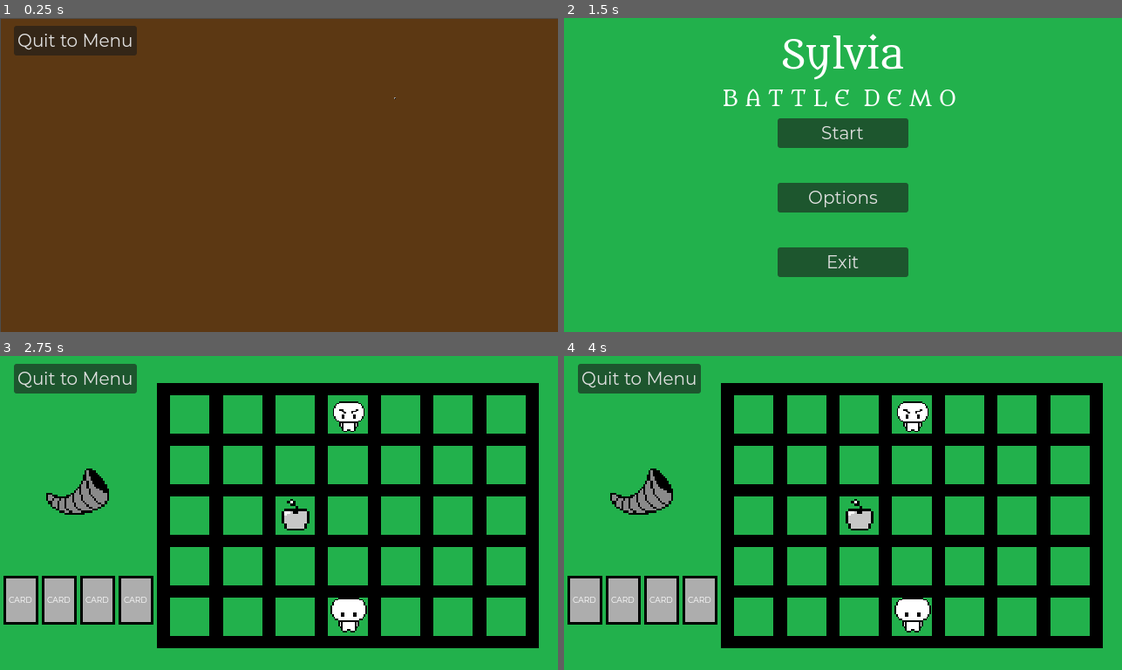
Above: before the commit, frames 1-4 (two rows, left to right).
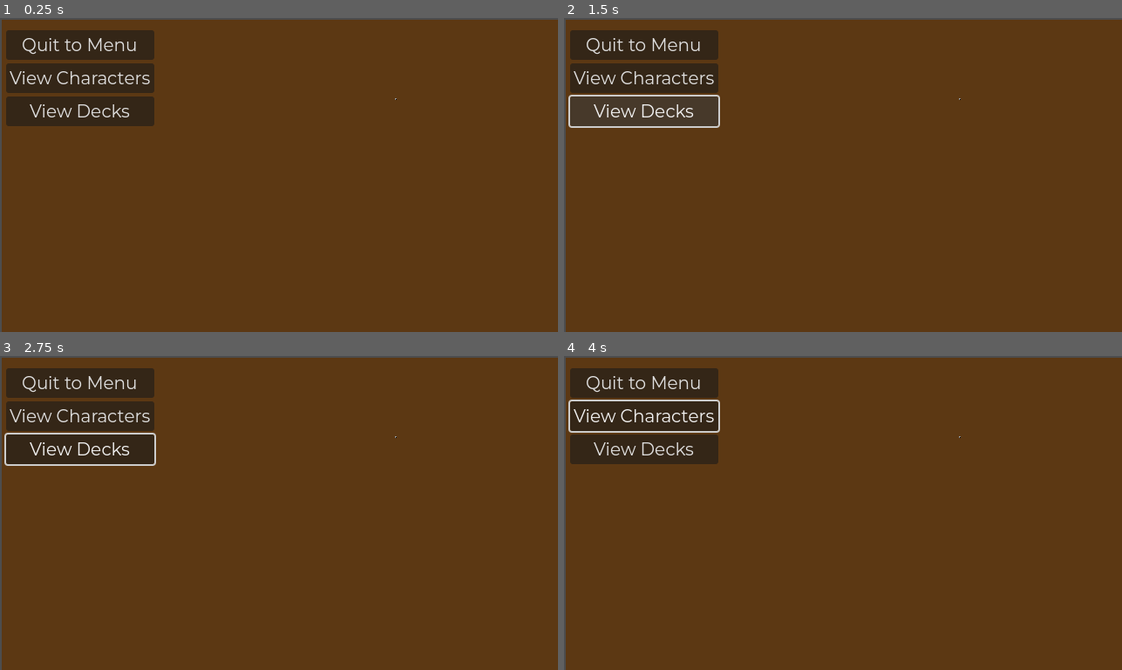
Above: after the commit, the same moments.

Repository: Endermandels/Sylvia
Game: Godot game, scene res://overworld/Overworld.tscn
Two runs of this game, one before a commit and one after it. Both use one fixed random seed, a clock stepped at 60 frames per second and the inputs below. This scene is started directly instead of the project's main scene.
Inputs (mouse positions are in pixels of both pictures, inside the frame that each line leads up to):
- Up to frame 1 (0.25 s): no input
- Up to frame 2 (1.5 s): click "Quit to Menu" (after the commit: "View Characters") at 0.5 s; click (642, 112) at 1.25 s, where only the run after the commit has a clickable "View Decks"
- Up to frame 3 (2.75 s): click (279, 472) at 2 s, where only the run before the commit has a clickable "Start"
- Up to frame 4 (4 s): click "Quit to Menu" (after the commit: "View Characters") at 2.75 s; click (843, 472) at 3.5 s, where only the run before the commit has a clickable "Start"

The runs differ from the first frame. In frame 1, 7.0% of the frame differs, in the area x 0-100%, y 0-100%; in frame 2, 100%; in frame 3, 100%; in frame 4, 100%.

Commit message:
Move Overworld Files from Main Directory to Overworld Directory

Diff:
--- a/Overworld.tscn
+++ /dev/null
@@ -1,48 +0,0 @@
-[gd_scene load_steps=5 format=3 uid="uid://ciygfyllvwgoa"]
-
-[ext_resource type="Texture2D" uid="uid://c0lc0q4evr4jg" path="res://assets/background_brown.png" id="1_u7u2j"]
-[ext_resource type="Script" path="res://View Characters.gd" id="2_ceimb"]
-[ext_resource type="Script" path="res://View Decks.gd" id="3_7tmat"]
-
-[sub_resource type="GDScript" id="GDScript_8ndto"]
-script/source = "extends Button
-
-
-
-
-func _on_pressed():
-	get_tree().change_scene_to_file(\"res://start_menu/start_menu.tscn\")
-"
-
-[node name="Overworld" type="Node2D"]
-
-[node name="Sprite2D" type="Sprite2D" parent="."]
-position = Vector2(578, 326)
-texture = ExtResource("1_u7u2j")
-
-[node name="CanvasLayer" type="CanvasLayer" parent="."]
-
-[node name="VBoxContainer" type="VBoxContainer" parent="CanvasLayer"]
-offset_left = 7.0
-offset_top = 14.0
-offset_right = 118.0
-offset_bottom = 94.0
-
-[node name="Quit to Menu" type="Button" parent="CanvasLayer/VBoxContainer"]
-layout_mode = 2
-text = "Quit to Menu"
-script = SubResource("GDScript_8ndto")
-
-[node name="View Characters" type="Button" parent="CanvasLayer/VBoxContainer"]
-layout_mode = 2
-text = "View Characters"
-script = ExtResource("2_ceimb")
-
-[node name="View Decks" type="Button" parent="CanvasLayer/VBoxContainer"]
-layout_mode = 2
-text = "View Decks"
-script = ExtResource("3_7tmat")
-
-[connection signal="pressed" from="CanvasLayer/VBoxContainer/Quit to Menu" to="CanvasLayer/VBoxContainer/Quit to Menu" method="_on_pressed"]
-[connection signal="pressed" from="CanvasLayer/VBoxContainer/View Characters" to="CanvasLayer/VBoxContainer/View Characters" method="_on_pressed"]
-[connection signal="pressed" from="CanvasLayer/VBoxContainer/View Decks" to="CanvasLayer/VBoxContainer/View Decks" method="_on_pressed"]
--- a/overworld/Overworld.tscn
+++ b/overworld/Overworld.tscn
@@ -1,6 +1,8 @@
-[gd_scene load_steps=3 format=3 uid="uid://bp7rhwjkjjd4u"]
+[gd_scene load_steps=5 format=3 uid="uid://ciygfyllvwgoa"]
 
 [ext_resource type="Texture2D" uid="uid://c0lc0q4evr4jg" path="res://assets/background_brown.png" id="1_u7u2j"]
+[ext_resource type="Script" path="res://overworld/View Characters.gd" id="2_pkrh1"]
+[ext_resource type="Script" path="res://overworld/View Decks.gd" id="3_x04dj"]
 
 [sub_resource type="GDScript" id="GDScript_8ndto"]
 script/source = "extends Button
@@ -15,17 +17,32 @@
 [node name="Overworld" type="Node2D"]
 
 [node name="Sprite2D" type="Sprite2D" parent="."]
-position = Vector2(577, 325)
+position = Vector2(578, 326)
 texture = ExtResource("1_u7u2j")
 
 [node name="CanvasLayer" type="CanvasLayer" parent="."]
 
-[node name="Button" type="Button" parent="CanvasLayer"]
-offset_left = 16.0
-offset_top = 9.0
-offset_right = 89.0
-offset_bottom = 25.0
+[node name="VBoxContainer" type="VBoxContainer" parent="CanvasLayer"]
+offset_left = 7.0
+offset_top = 14.0
+offset_right = 118.0
+offset_bottom = 94.0
+
+[node name="Quit to Menu" type="Button" parent="CanvasLayer/VBoxContainer"]
+layout_mode = 2
 text = "Quit to Menu"
 script = SubResource("GDScript_8ndto")
 
-[connection signal="pressed" from="CanvasLayer/Button" to="CanvasLayer/Button" method="_on_pressed"]
+[node name="View Characters" type="Button" parent="CanvasLayer/VBoxContainer"]
+layout_mode = 2
+text = "View Characters"
+script = ExtResource("2_pkrh1")
+
+[node name="View Decks" type="Button" parent="CanvasLayer/VBoxContainer"]
+layout_mode = 2
+text = "View Decks"
+script = ExtResource("3_x04dj")
+
+[connection signal="pressed" from="CanvasLayer/VBoxContainer/Quit to Menu" to="CanvasLayer/VBoxContainer/Quit to Menu" method="_on_pressed"]
+[connection signal="pressed" from="CanvasLayer/VBoxContainer/View Characters" to="CanvasLayer/VBoxContainer/View Characters" method="_on_pressed"]
+[connection signal="pressed" from="CanvasLayer/VBoxContainer/View Decks" to="CanvasLayer/VBoxContainer/View Decks" method="_on_pressed"]
Renamed: View Characters.gd -> overworld/View Characters.gd
Renamed: View Decks.gd -> overworld/View Decks.gd
